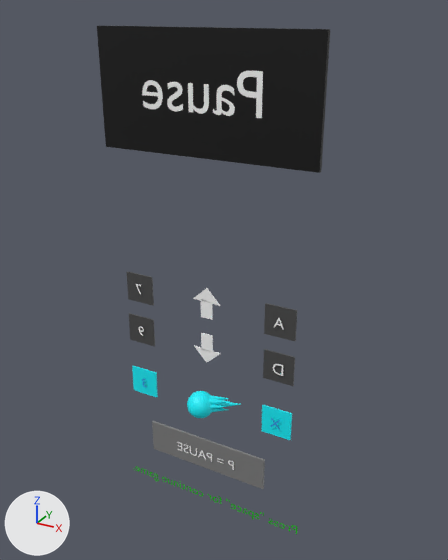
What one commit did to the glTF model frontend/public/assets/MenuPause.glb.
Camera for both pictures: a camera (50 mm lens) standing at (16.2, -29.9, 17.9) and looking at (-1.1, 1.7, 2.1). Arrows for +X, +Y and +Z are at lower left; the lights stay in place. The picture after the commit comes second. Where no turn or scale is listed for an object, it has been applied to the vertices.

Before the edit, the objects in view are built like this:
```python
me_cone = bpy.data.meshes.new('Cone')
me_cone.from_pydata(...)  # 746 vertices, 1456 faces; spans x -2.3..1.03, y -1.63..0.54, z -0.94..0.84
me_cone.materials.append(mat_material_004)  # cyan #05f3ff
me_cube_001 = bpy.data.meshes.new('Cube.001')
me_cube_001.from_pydata(...)  # a box spanning x -1.0..1.0, y -1.0..1.0, z -1.0..1.0
me_cube_001.materials.append(mat_material_001)  # black #000000
me_cube_007 = bpy.data.meshes.new('Cube.007')
me_cube_007.from_pydata(...)  # 16 vertices, 24 faces; spans x -2.4..2.4, y -1.0..1.0, z -1.0..2.36
me_cube_007.materials.append(mat_material_002)  # white #ffffff
ob_crabmehameha = bpy.data.objects.new('crabmehameha', me_cone)
ob_crabmehameha.location = (-0.21, 0.11, -6.02)
ob_cube = bpy.data.objects.new('Cube', me_cube_001)
ob_cube.location = (-1.41, -0.05, 13.56)
ob_cube.rotation_euler = (3.142, 0.0, 0.00786)  # degrees (180, 0, 0.5)
ob_cube.scale = (-6.84, -0.139, -3.4)
ob_haut_002 = bpy.data.objects.new('haut.002', me_cube_007)
ob_haut_002.location = (-1.44, 0.0, -1.69)
ob_haut_002.rotation_euler = (0.0, 0.0, -3.134)  # degrees (0, 0, -180)
ob_haut_002.scale = (-0.406, -0.0283, -0.622)
# also in view: '3' at (-6.5, 0.0, -6.1); 'a' at (3.5, 0.0, 1.0); '7' at (-6.5, 0.0, 1.0); 'Cube.001' at (-1.6, 0.0, -10.5); 'Text.003' at (-1.6, -0.2, 13.8)
```
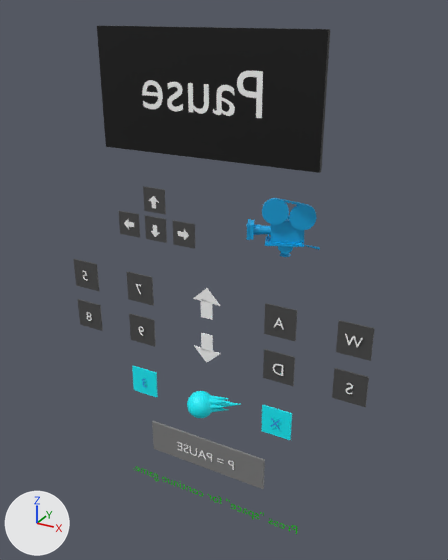
Patch to the scene script:
```diff
--- a/frontend/public/assets/MenuPause.glb.py
+++ b/frontend/public/assets/MenuPause.glb.py
@@ ob_rivettr @@
+ob_rivettr = bpy.data.objects.new('rivetTR', me_mesh_011)  # 2145 vertices, 4156 faces; spans x -0.4..3.61, y -0.05..3.14, z -1.93..1.62; in mat_material_009 (cyan #00a9e7)
+ob_rivettr.location = (1.15, 0.24, 6.53)
@@ ob_haut_006 @@
+ob_haut_006 = bpy.data.objects.new('haut.006', me_cube_007.copy())  # the mesh of ob_haut_002
+ob_haut_006.location = (-3.14, -0.02, 5.36)
+ob_haut_006.rotation_euler = (-1.748, 1.563, 1.394)  # degrees (-100, 90, 80)
+ob_haut_006.scale = (-0.153, -0.0106, -0.233)
@@ ob_haut_005 @@
+ob_haut_005 = bpy.data.objects.new('haut.005', me_cube_007.copy())  # the mesh of ob_haut_002
+ob_haut_005.location = (-6.89, -0.02, 5.36)
+ob_haut_005.rotation_euler = (0.412, -1.551, 2.73)  # degrees (24, -89, 156)
+ob_haut_005.scale = (-0.153, -0.0106, -0.233)
@@ ob_haut_004 @@
+ob_haut_004 = bpy.data.objects.new('haut.004', me_cube_007.copy())  # the mesh of ob_haut_002
+ob_haut_004.location = (-5.05, -0.02, 5.38)
+ob_haut_004.rotation_euler = (-0.0000438, 0.00557, 3.134)  # degrees (0, 0.3, 180)
+ob_haut_004.scale = (-0.153, -0.0106, -0.233)
@@ ob_haut_003 @@
+ob_haut_003 = bpy.data.objects.new('haut.003', me_cube_007.copy())  # the mesh of ob_haut_002
+ob_haut_003.location = (-5.07, -0.02, 6.93)
+ob_haut_003.rotation_euler = (3.142, 0.0, 0.00786)  # degrees (180, 0, 0.5)
+ob_haut_003.scale = (-0.153, -0.0106, -0.233)
@@ ob_a_006 @@
+ob_a_006 = bpy.data.objects.new('a.006', me_cube_018)  # a box spanning x -1.0..1.0, y -1.0..1.0, z -1.0..1.0; in mat_material_003 (dark grey #4a4a4a)
+ob_a_006.location = (-2.97, 0.03, 5.35)
+ob_a_006.rotation_euler = (3.142, 0.0, 0.00786)  # degrees (180, 0, 0.5)
+ob_a_006.scale = (-0.766, -0.0313, -0.766)
@@ ob_a_005 @@
+ob_a_005 = bpy.data.objects.new('a.005', me_cube_017)  # a box spanning x -1.0..1.0, y -1.0..1.0, z -1.0..1.0; in mat_material_003 (dark grey #4a4a4a)
+ob_a_005.location = (-7.05, 0.03, 5.35)
+ob_a_005.rotation_euler = (3.142, 0.0, 0.00786)  # degrees (180, 0, 0.5)
+ob_a_005.scale = (-0.766, -0.0313, -0.766)
@@ ob_a_004 @@
+ob_a_004 = bpy.data.objects.new('a.004', me_cube_016)  # a box spanning x -1.0..1.0, y -1.0..1.0, z -1.0..1.0; in mat_material_003 (dark grey #4a4a4a)
+ob_a_004.location = (-5.03, 0.03, 5.35)
+ob_a_004.rotation_euler = (3.142, 0.0, 0.00786)  # degrees (180, 0, 0.5)
+ob_a_004.scale = (-0.766, -0.0313, -0.766)
@@ ob_a_003 @@
+ob_a_003 = bpy.data.objects.new('a.003', me_cube_015)  # a box spanning x -1.0..1.0, y -1.0..1.0, z -1.0..1.0; in mat_material_003 (dark grey #4a4a4a)
+ob_a_003.location = (-5.03, 0.03, 7.18)
+ob_a_003.rotation_euler = (3.142, 0.0, 0.00786)  # degrees (180, 0, 0.5)
+ob_a_003.scale = (-0.766, -0.0313, -0.766)
@@ ob_e_002 @@
+ob_e_002 = bpy.data.objects.new('e.002', me_cube_014)  # a box spanning x -1.0..1.0, y -1.0..1.0, z -1.0..1.0; in mat_material_003 (dark grey #4a4a4a)
+ob_e_002.location = (-11.05, 0.04, -2.06)
+ob_e_002.rotation_euler = (3.142, 0.0, 0.00786)  # degrees (180, 0, 0.5)
+ob_e_002.scale = (-1.0, -0.0409, -1.0)
@@ ob_a_002 @@
+ob_a_002 = bpy.data.objects.new('a.002', me_cube_013)  # a box spanning x -1.0..1.0, y -1.0..1.0, z -1.0..1.0; in mat_material_003 (dark grey #4a4a4a)
+ob_a_002.location = (-11.04, 0.04, 1.02)
+ob_a_002.rotation_euler = (3.142, 0.0, 0.00786)  # degrees (180, 0, 0.5)
+ob_a_002.scale = (-1.0, -0.0409, -1.0)
@@ ob_text_005 @@
+ob_text_005 = bpy.data.objects.new('Text.005', me_text_002)  # 13 vertices, 11 faces; spans x -1.041..0.0, y 0.0, z -0.006..0.682; in mat_material_002 (white #ffffff)
+ob_text_005.location = (8.52, -0.1, 0.68)
@@ ob_e_001 @@
+ob_e_001 = bpy.data.objects.new('e.001', me_cube_012)  # a box spanning x -1.0..1.0, y -1.0..1.0, z -1.0..1.0; in mat_material_003 (dark grey #4a4a4a)
+ob_e_001.location = (8.02, 0.04, -2.06)
+ob_e_001.rotation_euler = (3.142, 0.0, 0.00786)  # degrees (180, 0, 0.5)
+ob_e_001.scale = (-1.0, -0.0409, -1.0)
@@ ob_a_001 @@
+ob_a_001 = bpy.data.objects.new('a.001', me_cube_010)  # a box spanning x -1.0..1.0, y -1.0..1.0, z -1.0..1.0; in mat_material_003 (dark grey #4a4a4a)
+ob_a_001.location = (8.03, 0.04, 1.02)
+ob_a_001.rotation_euler = (3.142, 0.0, 0.00786)  # degrees (180, 0, 0.5)
+ob_a_001.scale = (-1.0, -0.0409, -1.0)
```

Changed parts and their boxes [x1, y1, x2, y2] in the pictures (448 x 560 px):
'rivetTR', added (cyan)
    after: [246, 198, 320, 257]
'a.001', added
    after: [336, 320, 375, 361]
'e.001', added
    after: [332, 368, 369, 407]
'a.002', added
    after: [73, 259, 99, 291]
'e.002', added
    after: [78, 299, 103, 331]
'a.003', added
    after: [143, 186, 166, 214]
'a.006', added
    after: [173, 220, 195, 249]
'a.004', added
    after: [145, 215, 167, 243]
'a.005', added
    after: [119, 211, 140, 238]
'Text.005', added
    after: [345, 334, 363, 347]
'haut.006', added
    after: [178, 230, 189, 240]
'haut.003', added
    after: [149, 196, 159, 208]
'haut.004', added
    after: [151, 225, 159, 237]
'haut.005', added
    after: [124, 219, 134, 229]
